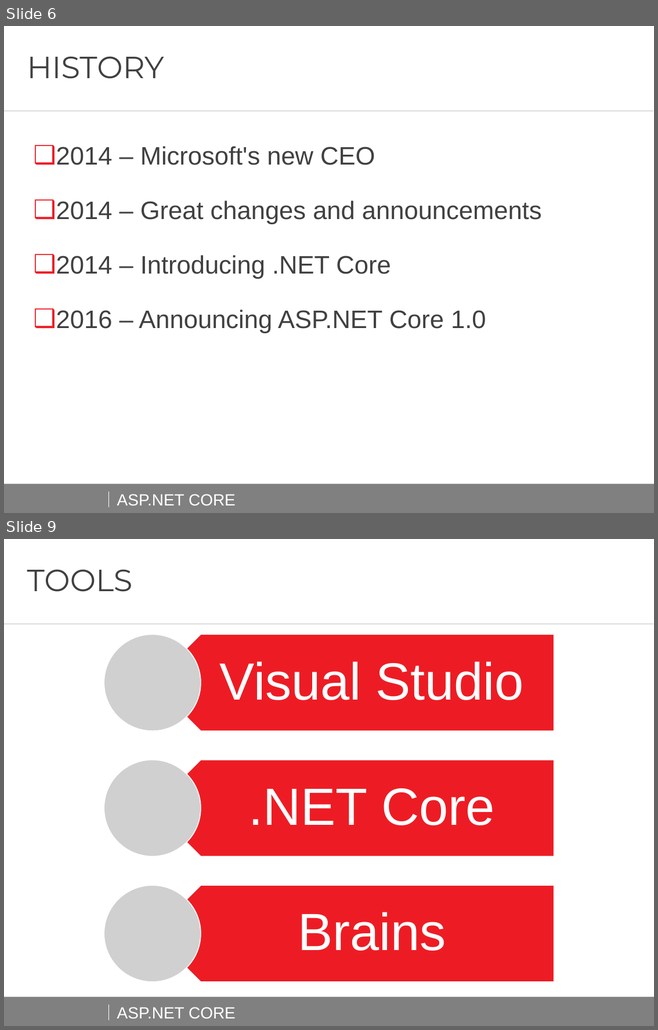
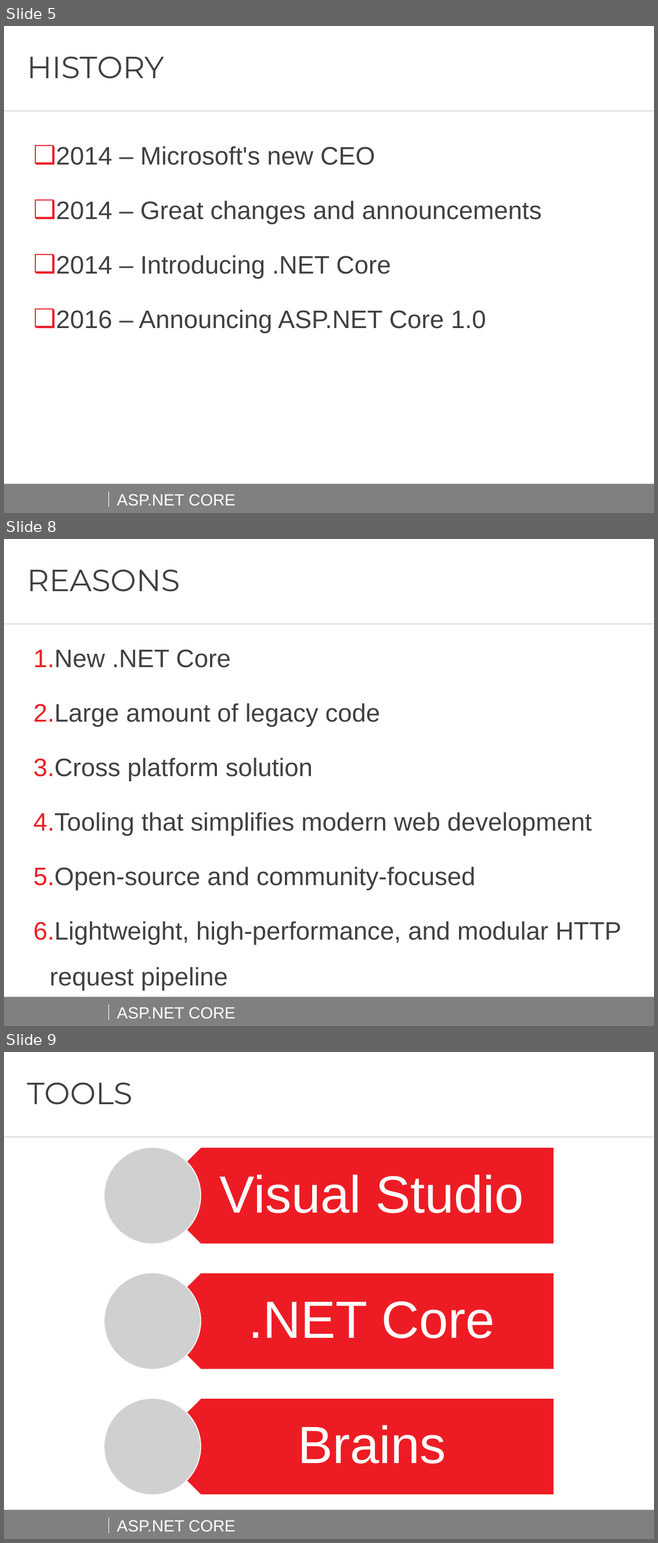
Before and after one commit to AndreiShenets/ASP.NET-Lectures, a slide deck: docs/ASP.NET CORE - iTechArt 2018.pptx. Shown one above the other, each under a label of ours: slides 6 and 9 before the commit, slides 5, 8 and 9 after it; the slides between them are not shown. The pictures are 658x1030 and 658x1543 pixels, drawn with LibreOffice and Linux fonts; fonts in the diff are those of the drawing; grey boxes stand for pictures; background and template pictures are left out. Boxes give left, top, right and bottom in pixels: in the first picture for what was removed or moved away, otherwise in the second. Text is boxed around its words. In the diff, an @@ line names an element or a change of style, - is before the commit and + after.

```diff
--- a/docs/ASP.NET CORE - iTechArt 2018.pptx
+++ b/docs/ASP.NET CORE - iTechArt 2018.pptx
@@ slide 8 added at [4, 539, 654, 1026], background #FFFFFF; not listed: 5 template elements that a slide beside it also shows @@
@@ title added at [27, 569, 180, 592], 34 pt, text #404040 @@
+REASONS
@@ text added at [34, 649, 621, 991], 28 pt, text #404040 @@
+1. New .NET Core
+2. Large amount of legacy code
+3. Cross platform solution
+4. Tooling that simplifies modern web development
+5. Open-source and community-focused
+6. Lightweight, high-performance, and modular HTTP request pipeline
@@ what was slide 6 is now slide 5 @@
```
Also in this commit, not shown: 4 slides changed, 8 other slides added, 3 slides removed, 2 other files.
